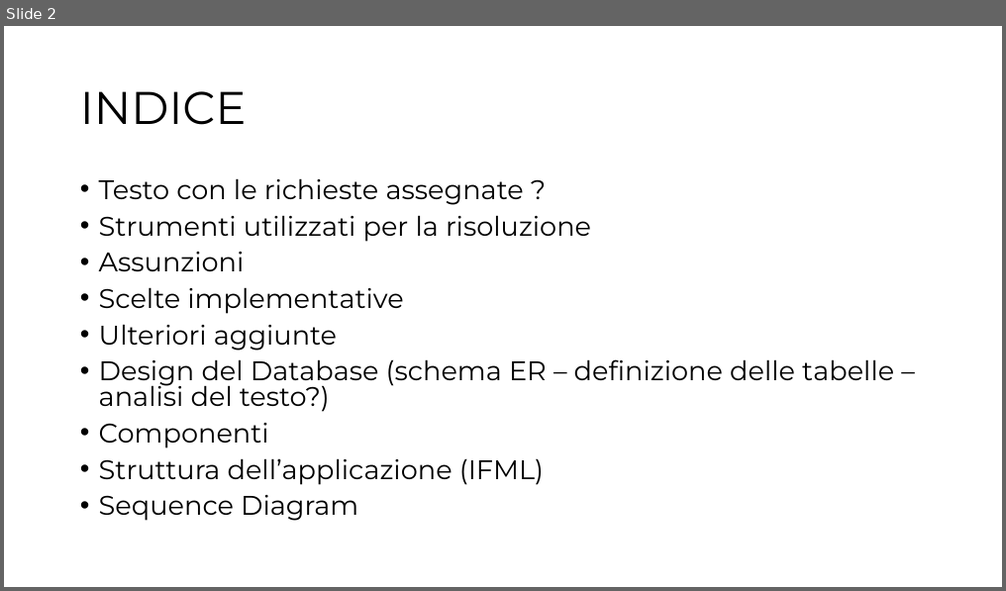
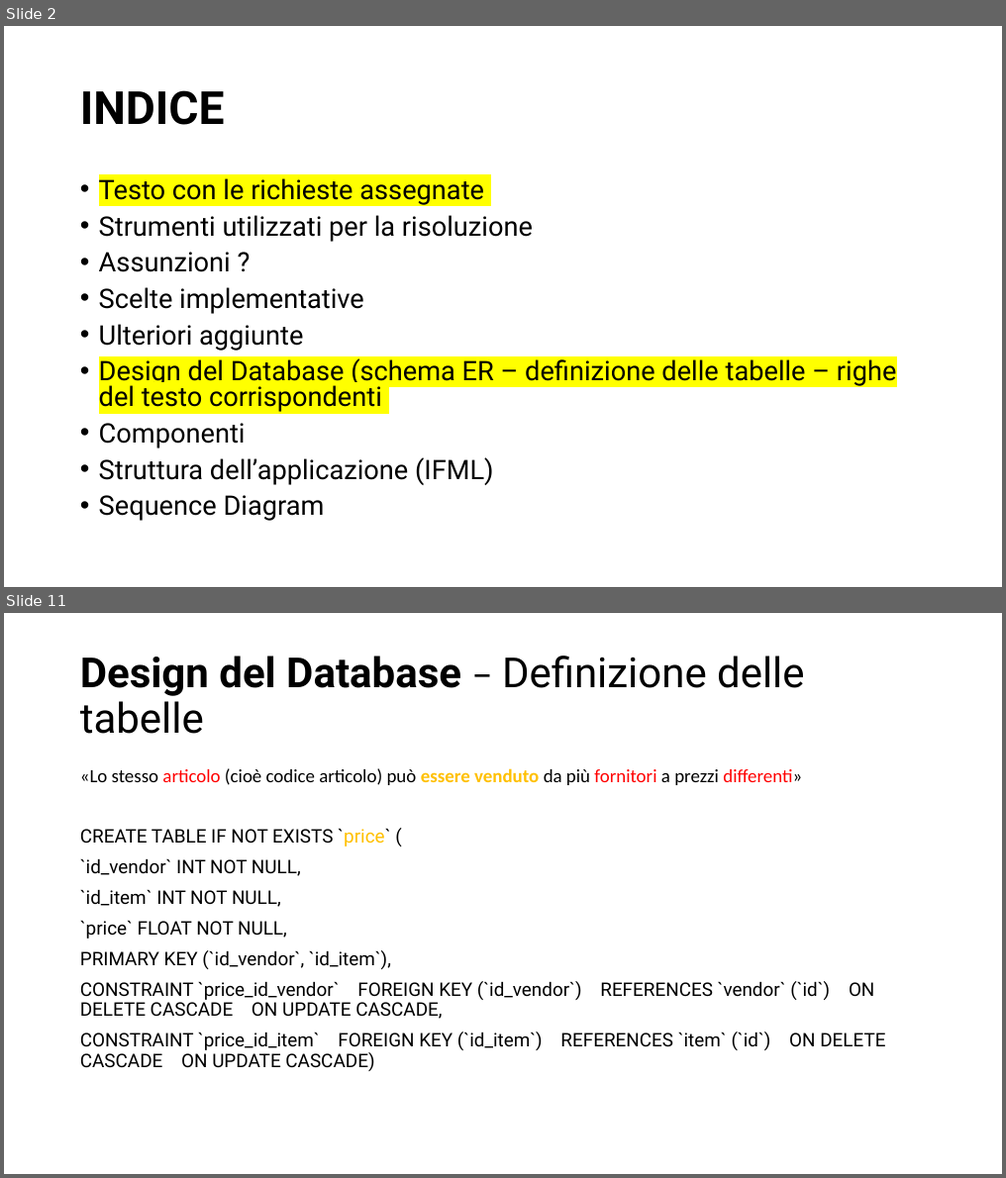
Before and after one commit to sofiamartellozzo/BigBang, a slide deck: docs/ideaPerLaPresentazione.pptx. Shown one above the other, each under a label of ours: slide 2 before the commit, slides 2 and 11 after it; the slides between them are not shown. The pictures are 1006x591 and 1006x1178 pixels, drawn with LibreOffice and Linux fonts; fonts in the diff are those of the drawing. Boxes give left, top, right and bottom in pixels: in the first picture for what was removed or moved away, otherwise in the second. Text is boxed around its words. In the diff, an @@ line names an element or a change of style, - is before the commit and + after.

```diff
--- a/docs/ideaPerLaPresentazione.pptx
+++ b/docs/ideaPerLaPresentazione.pptx
@@ slide 11 added at [4, 613, 1002, 1174], background #FFFFFF @@
@@ title added at [80, 656, 805, 734], 40 pt, text #000000 @@
+Design del Database – Definizione delle tabelle
@@ text added at [80, 768, 885, 1071], 18 pt, text #000000 @@
+«Lo stesso articolo (cioè codice articolo) può essere venduto da più fornitori a prezzi differenti»
+CREATE TABLE IF NOT EXISTS `price` (
+`id_vendor` INT NOT NULL,
+`id_item` INT NOT NULL,
+`price` FLOAT NOT NULL,
+PRIMARY KEY (`id_vendor`, `id_item`),
+CONSTRAINT `price_id_vendor` FOREIGN KEY (`id_vendor`) REFERENCES `vendor` (`id`) ON DELETE CASCADE ON UPDATE CASCADE,
+CONSTRAINT `price_id_item` FOREIGN KEY (`id_item`) REFERENCES `item` (`id`) ON DELETE CASCADE ON UPDATE CASCADE)
@@ slide 2 changed as well @@
@@ title "INDICE" at [80, 90, 225, 125]: font Montserrat to Roboto, bold on @@
@@ text at [99, 178, 484, 205]: text changed; font Montserrat to Roboto @@
-• Testo con le richieste assegnate ?
+• Testo con le richieste assegnate
@@ text at [99, 215, 533, 521]: font Montserrat to Roboto in "Strumenti utilizzati per la risoluzione", "Scelte implementative", "Ulteriori aggiunte", "Componenti" and 2 more places @@
@@ text at [99, 252, 231, 273]: text changed; font Montserrat to Roboto @@
-• Assunzioni
+• Assunzioni ?
@@ text at [99, 356, 896, 412]: text changed; font Montserrat to Roboto @@
-• Design del Database (schema ER – definizione delle tabelle – analisi del testo?)
+• Design del Database (schema ER – definizione delle tabelle – righe del testo corrispondenti
```
Also in this commit, not shown: 1 other slide changed, 12 other slides added.
